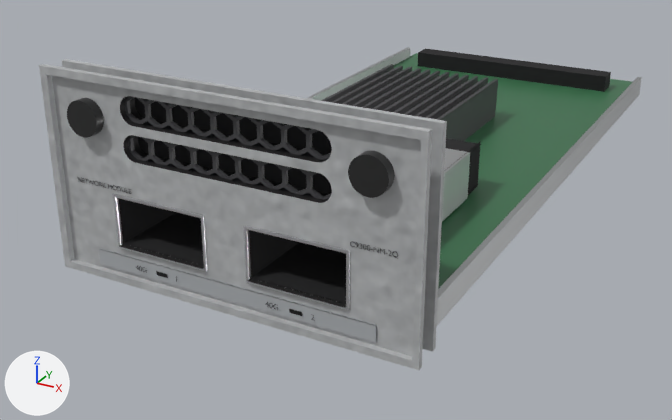
The glTF model danbyte/assets/Cisco/C9300-NM-2Q.glb as it was, and as the next commit left it.
Camera for both pictures: a 50 mm lens placed at (0.0888, -0.121, 0.085), pointed at (-0.0116, 0.0616, -0.0063). The lights are fixed; the arrows at lower left show +X, +Y and +Z. The picture after the commit comes second. Where no turn or scale is listed for an object, it has been applied to the vertices. Vertices at exactly the same position are counted once.
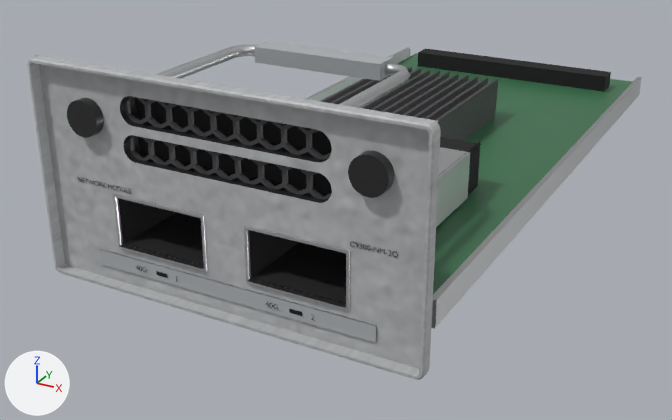
Where the newer file only moved an object's origin or applied its transform, the numbers keep the older frame.

The change, as a list of edits to the scene's bpy script:
```text
Add img_bracket_zinc_normal:
    img_bracket_zinc_normal = load_image('Bracket_Zinc_normal', '_unpacked/Bracket_Zinc_normal', 512, 512, 'Non-Color')
Add img_bracket_zinc_basecolor:
    img_bracket_zinc_basecolor = load_image('Bracket_Zinc_basecolor', '_unpacked/Bracket_Zinc_basecolor', 512, 512, 'sRGB')
Add img_bracket_zinc_roughness:
    img_bracket_zinc_roughness = load_image('Bracket_Zinc_roughness', '_unpacked/Bracket_Zinc_roughness', 512, 512, 'Non-Color')
Add mat_dbt_bracket_zinc:
    mat_dbt_bracket_zinc = bpy.data.materials.new('DBT_Bracket_Zinc')
    # uses the picture img_bracket_zinc_basecolor
    # uses the picture img_bracket_zinc_normal
    # uses the picture img_bracket_zinc_roughness
Change me_mesh_0:
    used by ob_mesh_0; location = (-0.0386, 0.1647, 0.0)
    remove me_mesh_0.from_pydata(...)  # 3979 vertices, 5093 faces; spans x 0.0..0.077, y -0.167..0.0, z 0.0..0.041
    add me_mesh_0.from_pydata(...)  # 4222 vertices, 5500 faces; spans x -0.002..0.078, y -0.167..0.0, z -0.001..0.042
    me_mesh_0 part 1: a new loose piece, a box spanning x 0.0246..0.0526, y -0.1325..-0.1269, z 0.0369..0.0401, in mat_db_label_strip_grey (grey #adb1b5)
    me_mesh_0 part 2: a new loose piece of 100 vertices spanning x -0.002..0.078, y -0.167..-0.165, z -0.001..0.042, in mat_dbt_chassis_metal
    me_mesh_0 part 3: a new loose piece of 84 vertices spanning x 0.018..0.059, y -0.164..-0.128, z 0.037..0.04, in mat_dbt_bracket_zinc
    me_mesh_0 part 4: 41 vertices moved within x 0.006..0.071, y -0.167..-0.163, z 0.004..0.036; 97 vertices removed from x 0.0..0.077, y -0.167..-0.159, z 0.0..0.041; 148 vertices added at x -0.002..0.078, y -0.167..-0.163, z -0.001..0.042
    me_mesh_0 part 5: 4 vertices moved within x 0.026, y -0.103..-0.053, z 0.009..0.017; 4 vertices removed from x 0.026, y -0.103..-0.053, z 0.009..0.017; 4 vertices added at x 0.025, y -0.103..-0.053, z 0.009..0.017
    me_mesh_0 part 6: 65 kept faces spanning x 0.0..0.077, y -0.165, z 0.0..0.041 get new texture (UV) coordinates
    add me_mesh_0.materials.append(mat_dbt_bracket_zinc)
```

Pixel boxes [x1, y1, x2, y2] of what changed, in the pictures (672 x 420 px; the box of a moved part takes in the faces that stretch with it):
'Mesh_0', reshaped
    before: [39, 47, 642, 370]
    after: [28, 41, 642, 380]
part 1 of me_mesh_0, added
    after: [254, 41, 393, 81]
part 2 of me_mesh_0, added
    after: [28, 56, 441, 380]
part 3 of me_mesh_0, added
    after: [135, 45, 410, 108]
part 4 of me_mesh_0, moved or reshaped
    before: [39, 59, 478, 370]
    after: [35, 55, 481, 369]
part 5 of me_mesh_0, moved or reshaped (mostly hidden afterwards)
    before: [351, 68, 421, 107]
    after: [407, 68, 421, 81]
part 6 of me_mesh_0, surface changed
    before: [52, 76, 243, 231]
    after: [44, 65, 414, 357]
